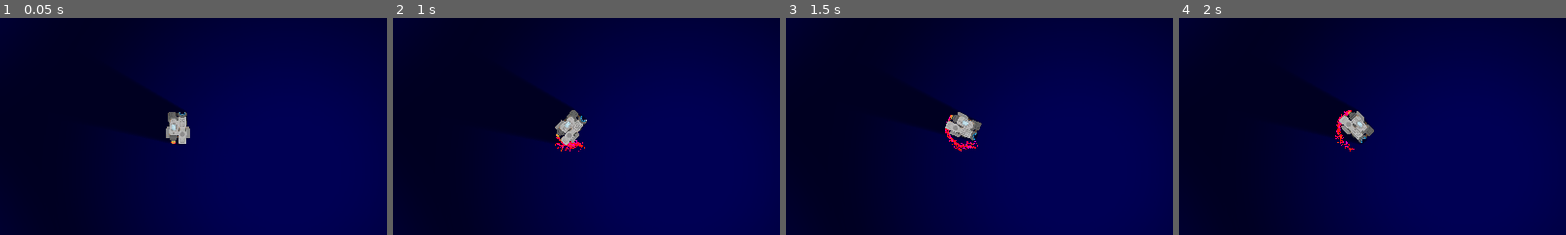
Above: before the commit, frames 1-4 (left to right).
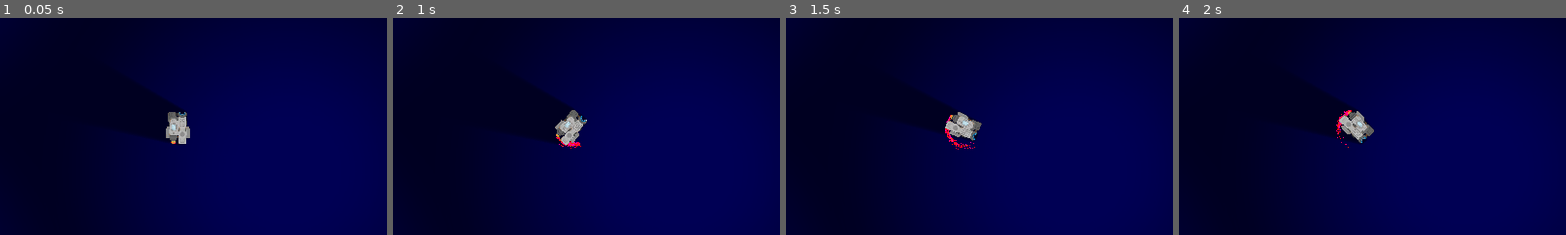
Above: after the commit, the same moments.

Repository: yimmit303/Global-Game-Jam-2020
Game: Godot game, scene res://Scenes/Root.tscn
Two runs of this game, one before a commit and one after it. Both use one fixed random seed, a clock stepped at 60 frames per second and the inputs below.
Inputs:
- Up to frame 1 (0.05 s): no input
- Up to frame 2 (1 s): hold D (move_right) from 0.53 s (still down); tap Space (gravity_beam) at 0.6 s
- Up to frame 3 (1.5 s): release D (move_right) at 1.28 s; hold S (move_backwards) from 1.28 s (still down); tap Space (gravity_beam) at 1.35 s
- Up to frame 4 (2 s): keep holding S (move_backwards)
The pictures show only the part of the screen within x 27-77%, y 25-75%; the shares and areas given below are measured in that part.

Frame 1 is identical in both runs. In frame 2, less than 0.1% of the frame differs, in the area x 41-50%, y 56-62%; in frame 3, less than 0.1%; in frame 4, less than 0.1%, in the area x 40-46%, y 44-62%.

Commit message:
Added scale curve

Diff:
--- a/Scenes/Player.tscn
+++ b/Scenes/Player.tscn
@@ -1,9 +1,15 @@
-[gd_scene load_steps=7 format=2]
+[gd_scene load_steps=9 format=2]
 
 [ext_resource path="res://Scripts/ship_node.gd" type="Script" id=1]
 [ext_resource path="res://Resources/Sprites/Ship.png" type="Texture" id=2]
 [ext_resource path="res://Scripts/Player.gd" type="Script" id=3]
 [ext_resource path="res://Resources/Sprites/ShipExhaust2.png" type="Texture" id=4]
+
+[sub_resource type="Curve" id=3]
+_data = [ Vector2( 0.00490196, 0.996622 ), 0.0, 0.161568, 0, 0, Vector2( 1, 0 ), -3.33875, 0.0, 0, 0 ]
+
+[sub_resource type="CurveTexture" id=4]
+curve = SubResource( 3 )
 
 [sub_resource type="ParticlesMaterial" id=2]
 lifetime_randomness = 0.1
@@ -21,6 +27,7 @@
 orbit_velocity_random = 0.0
 linear_accel = 5.0
 radial_accel = 27.4
+scale_curve = SubResource( 4 )
 color = Color( 0.905882, 0, 1, 1 )
 hue_variation = 0.24
 hue_variation_random = 0.41
